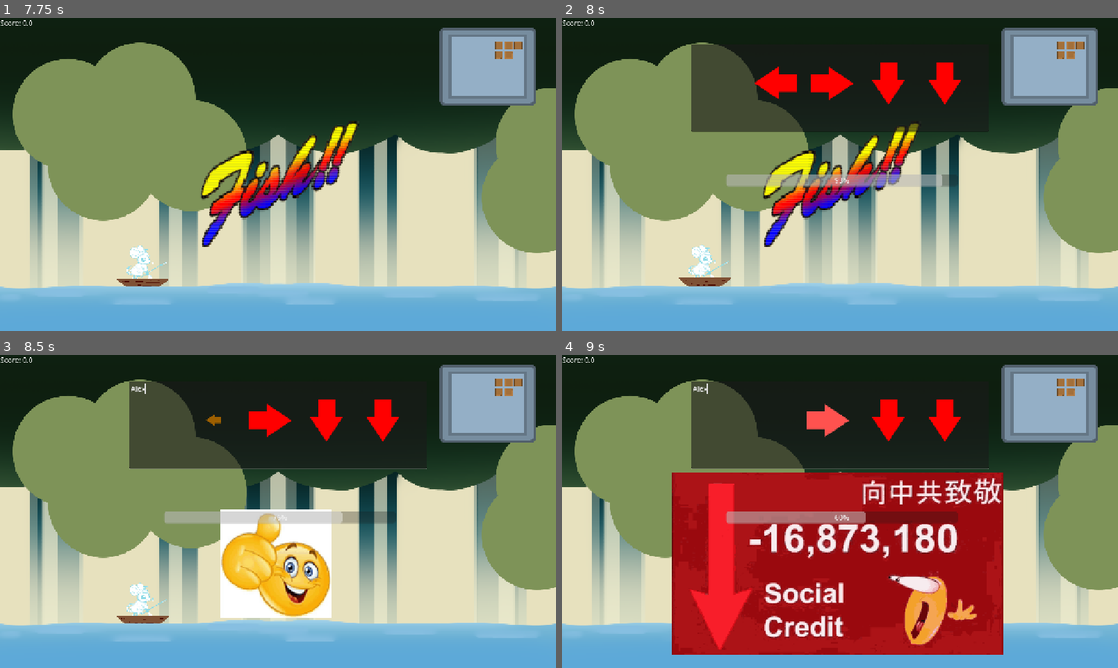
Above: before the commit, frames 1-4 (two rows, left to right).
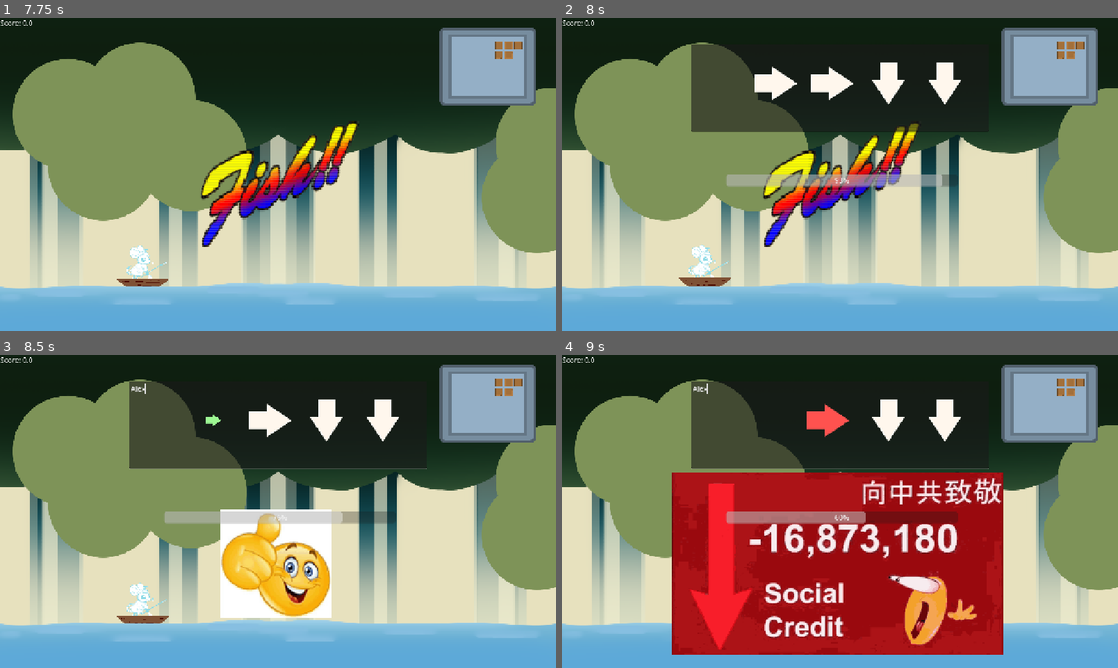
Above: after the commit, the same moments.

Repository: Meoah/Team-Awesome
Game: Godot game, scene res://scenes/game/main_menu.tscn
Two runs of this game, one before a commit and one after it. Both use one fixed random seed, a clock stepped at 60 frames per second and the inputs below.
Inputs (mouse positions are in pixels of both pictures, inside the frame that each line leads up to):
- Up to frame 1 (7.75 s): click "Start Game" at 0.5 s; tap Enter (ui_accept) at 1.25, 1.52, 2.27, 3.77, 4.25, 4.52, 5.27, 6.77, 7.52 s; hold Right (Right) 1.28-2.03 s; hold Down (Down) 2.03-2.78 s; hold Right (Right) 2.78-3.53 s; hold Up (Up) 3.53-4.28 s; hold Left (Left) 4.28-5.78 s; hold Down (Down) 5.78-6.53 s; hold Right (Right) 6.53-7.28 s; hold Up (Up) from 7.28 s (still down)
- Up to frame 2 (8 s): keep holding Up (Up)
- Up to frame 3 (8.5 s): release Up (Up) at 8 s; click (278, 423) at 8.02 s; type "Alex" at 8.1 s
- Up to frame 4 (9 s): hold Right (Right) from 8.78 s (still down)

Frame 1 is identical in both runs. In frame 2, 1.8% of the frame differs, in the area x 34-72%, y 14-28%; in frame 3, 1.3%; in frame 4, 0.8%.
Error before the commit: Invalid access of index '-1' on a base object of type: 'Array[String]'. (res://scripts/ui/arrows.gd:73)

Commit message:
Continued Evil work

Diff:
--- a/scenes/ui/arrows.tscn
+++ b/scenes/ui/arrows.tscn
@@ -75,7 +75,7 @@
 progress_bar = NodePath("ProgressBar")
 success = ExtResource("8_20txf")
 failure = ExtResource("9_rvcsd")
-variants = Array[String](["Evil", "Evil"])
+variants = Array[String](["Evil"])
 arrow_direction = Dictionary[String, Texture2D]({
 "Down": ExtResource("12_mx6gi"),
 "Left": ExtResource("10_qdfjh"),
--- a/scripts/ui/arrows.gd
+++ b/scripts/ui/arrows.gd
@@ -36,7 +36,6 @@
 		varied_gold = true
 	elif chosen_variant == "Evil":
 		varied_evil = true
-		evilize()
 
 
 
@@ -68,8 +67,10 @@
 func _ready() -> void:
 	start_minigame()
 
+
 func evilize():
 	var random_index = randi_range(0, input_array.size() - 1)
+	#input_array = ["Left","Left","Right"]
 	if input_array[random_index] == "Left":
 		input_array[random_index]= "Right"
 	elif input_array[random_index] == "Up":
@@ -186,7 +187,6 @@
 		if varied_gold:
 			$ArrowSprite.modulate = Color.GOLD
 		elif varied_evil:
-			$ArrowSprite.evilize()
 			evilize()
 		count += 1
 		var node_to_copy = $ArrowSprite
